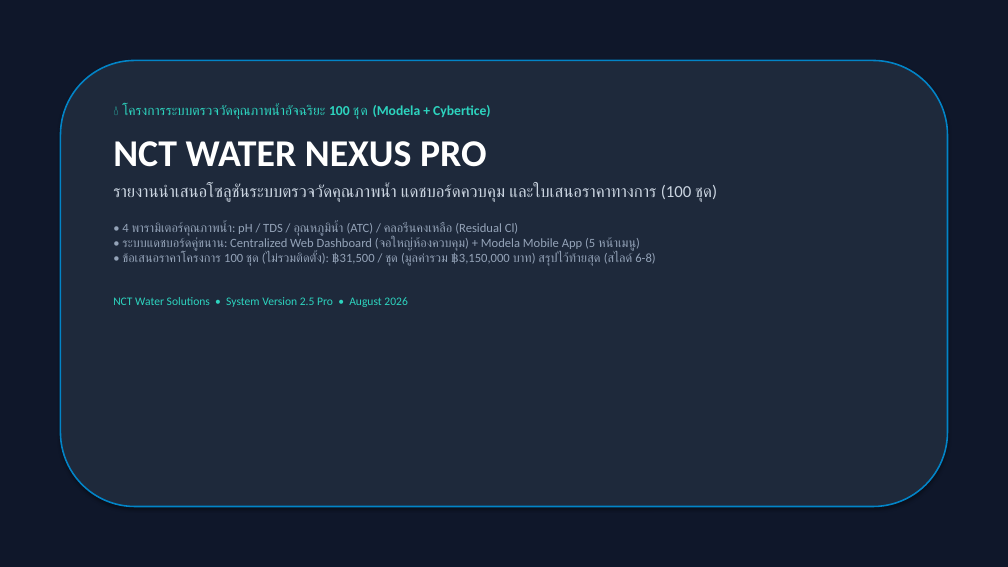
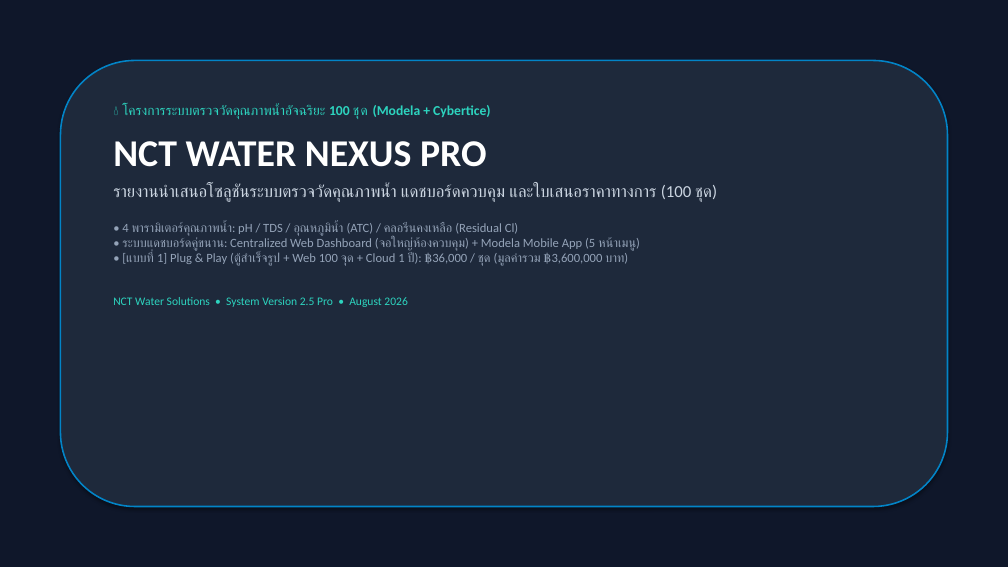
Before and after one commit to WoobWarb/nct-water-nexus, a slide deck: slide 1 of NCT_Water_Nexus_Report_and_Pricing.pptx. Drawn at 1008x567 pixels with LibreOffice and Linux fonts; fonts in the diff are those of the drawing. Boxes give left, top, right and bottom in pixels: in the first picture for what was removed or moved away, otherwise in the second. Text is boxed around its words. In the diff, an @@ line names an element or a change of style, - is before the commit and + after.

Commit message:
Update official pricing to Plug & Play bundled (฿36,000/set | ฿3,600,000 total including Web 100 Nodes + Cloud 1 Year)

```diff
--- a/NCT_Water_Nexus_Report_and_Pricing.pptx
+++ b/NCT_Water_Nexus_Report_and_Pricing.pptx
@@ text at bbox=[122, 222, 639, 266]: text changed @@
-• 4 พารามิเตอร์คุณภาพน้ำ: pH / TDS / อุณหภูมิน้ำ (ATC) / คลอรีนคงเหลือ (Residual Cl)
-• ระบบแดชบอร์ดคู่ขนาน: Centralized Web Dashboard (จอใหญ่ห้องควบคุม) + Modela Mobile App (5 หน้าเมนู)
-• ข้อเสนอราคาโครงการ 100 ชุด (ไม่รวมติดตั้ง): ฿31,500 / ชุด (มูลค่ารวม ฿3,150,000 บาท) สรุปไว้ท้ายสุด (สไลด์ 6-8)
+• 4 พารามิเตอร์คุณภาพน้ำ: pH / TDS / อุณหภูมิน้ำ (ATC) / คลอรีนคงเหลือ (Residual Cl)
+• ระบบแดชบอร์ดคู่ขนาน: Centralized Web Dashboard (จอใหญ่ห้องควบคุม) + Modela Mobile App (5 หน้าเมนู)
+• [แบบที่ 1] Plug & Play (ตู้สำเร็จรูป + Web 100 จุด + Cloud 1 ปี): ฿36,000 / ชุด (มูลค่ารวม ฿3,600,000 บาท)
```
Also in this commit, not shown: 2 other slides changed, 9 other files.
